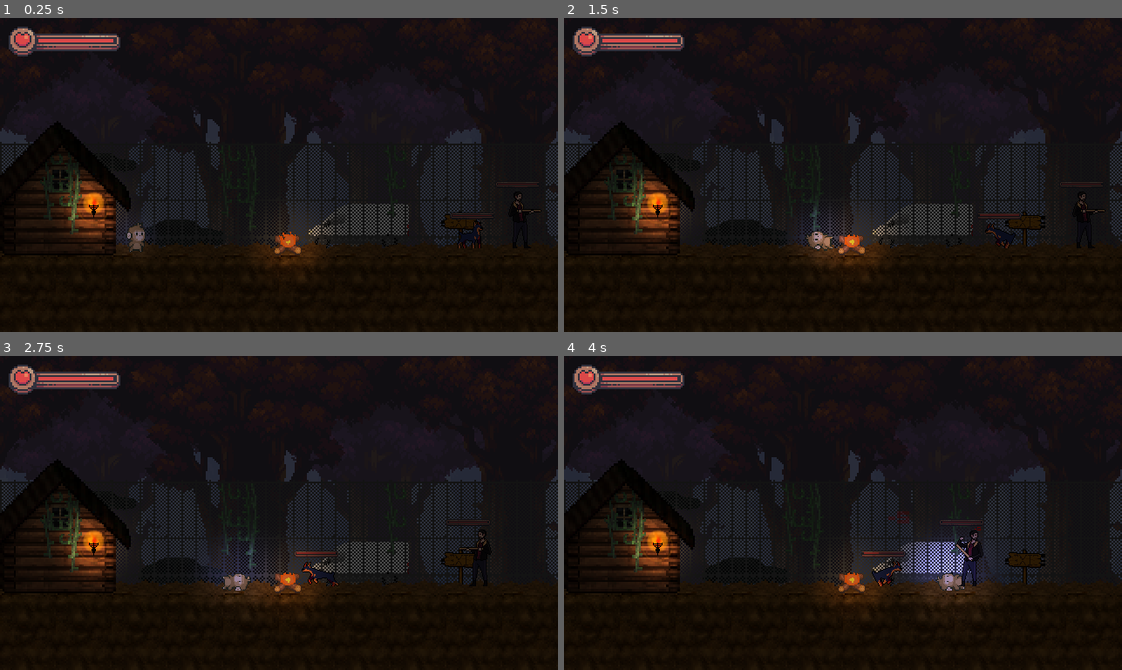
Above: before the commit, frames 1-4 (two rows, left to right).
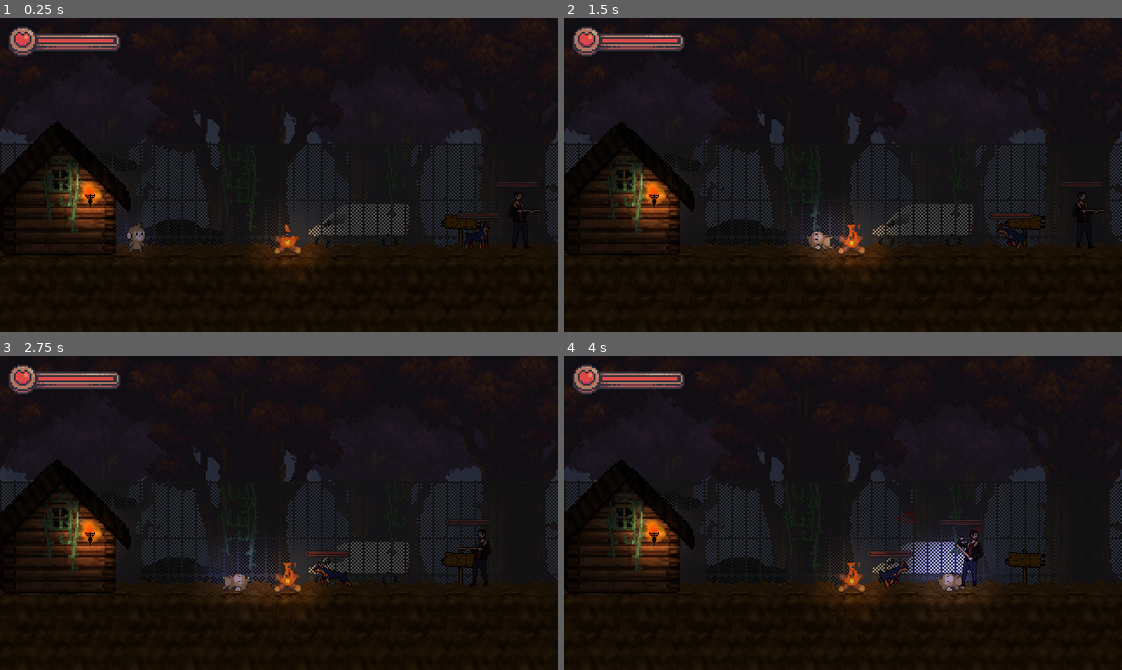
Above: after the commit, the same moments.

Repository: Gabriel-Mene/UntamedSouls2D
Game: Godot game, scene res://scenes/management/level1.tscn
The game is run twice, just before and just after one commit, with the same random seed, the same clock (stepped at 60 frames per second) and the same inputs. The project has no main scene, so this scene is started directly.
Inputs:
- Up to frame 1 (0.25 s): no input
- Up to frame 2 (1.5 s): hold Right (ui_right) from 0.53 s (still down); tap Q (attack) at 0.6, 1.35 s; tap Space (ui_select) at 0.77 s
- Up to frame 3 (2.75 s): tap Space (ui_select) at 1.52 s; release Right (ui_right) at 2.03 s; hold Left (ui_left) from 2.03 s (still down); tap E (interact) at 2.1 s; tap Q (attack) at 2.3 s
- Up to frame 4 (4 s): release Left (ui_left) at 2.78 s; hold Right (ui_right) from 2.78 s (still down); tap Q (attack) at 2.85, 3.6 s; tap Space (ui_select) at 3.02, 3.77 s

The runs differ from the first frame. In frame 1, 1.1% of the frame differs, in the area x 10-90%, y 47-74%; in frame 2, 1.2%; in frame 3, 1.2%, in the area x 10-63%, y 47-74%; in frame 4, 1.2%.

Commit message:
Correção MagicAttack

Diff:
--- a/scenes/management/level0.tscn
+++ b/scenes/management/level0.tscn
@@ -52,10 +52,9 @@
 [node name="leveldesign" type="Node2D" parent="."]
 
 [node name="torches" type="AnimatedSprite" parent="leveldesign"]
-position = Vector2( 82, 74 )
+position = Vector2( 84, 73 )
 frames = SubResource( 1 )
 animation = "torch"
-frame = 2
 playing = true
 
 [node name="Light" type="Light2D" parent="leveldesign/torches"]
@@ -68,7 +67,7 @@
 position = Vector2( 232, 72 )
 frames = SubResource( 1 )
 animation = "torch"
-frame = 1
+frame = 2
 playing = true
 
 [node name="Light" type="Light2D" parent="leveldesign/torches2"]
@@ -95,7 +94,7 @@
 scale = Vector2( 0.6, 0.6 )
 frames = SubResource( 6 )
 animation = "Idle"
-frame = 1
+frame = 2
 playing = true
 
 [node name="rat2" type="AnimatedSprite" parent="leveldesign"]
@@ -103,7 +102,7 @@
 scale = Vector2( 0.6, 0.6 )
 frames = SubResource( 6 )
 animation = "Idle"
-frame = 1
+frame = 2
 playing = true
 flip_h = true
 
--- a/scenes/management/level1.tscn
+++ b/scenes/management/level1.tscn
@@ -130,7 +130,7 @@
 scale = Vector2( 0.6, 0.6 )
 frames = SubResource( 7 )
 animation = "Idle"
-frame = 6
+frame = 4
 speed_scale = 2.5
 playing = true
 
@@ -187,11 +187,11 @@
 tile_data = PoolIntArray( 327680, 2, 0 )
 
 [node name="torches" type="AnimatedSprite" parent="leveldesign"]
-position = Vector2( 54, 109 )
+position = Vector2( 52, 103 )
 scale = Vector2( 0.5, 0.5 )
 frames = SubResource( 2 )
 animation = "torch"
-frame = 1
+frame = 2
 playing = true
 
 [node name="Light" type="Light2D" parent="leveldesign/torches"]
@@ -259,4 +259,4 @@
 position = Vector2( 301, 103 )
 
 [node name="Doggy" parent="Enemy" instance=ExtResource( 26 )]
-position = Vector2( 272, 120 )
+position = Vector2( 276, 121 )
--- a/scripts/player(macaco)/player(macaco).gd
+++ b/scripts/player(macaco)/player(macaco).gd
@@ -71,10 +71,10 @@
 	if Input.is_action_just_pressed("attack") and attack_condition and is_on_floor():
 		attacking = true
 		player_sprite.normal_attack = true
-	elif Input.is_action_just_pressed("magic_attack") and attack_condition and stats.current_mana >= magic_attack_cost:
-		attacking = true
-		player_sprite.magic_attack = true
-		stats.update_mana("Decrease", magic_attack_cost)
+	#elif Input.is_action_just_pressed("magic_attack") and attack_condition and stats.current_mana >= magic_attack_cost:
+		#attacking = true
+		#player_sprite.magic_attack = true
+		#stats.update_mana("Decrease", magic_attack_cost)
 
 func gravity(delta: float) -> void:
 	if next_to_wall():
